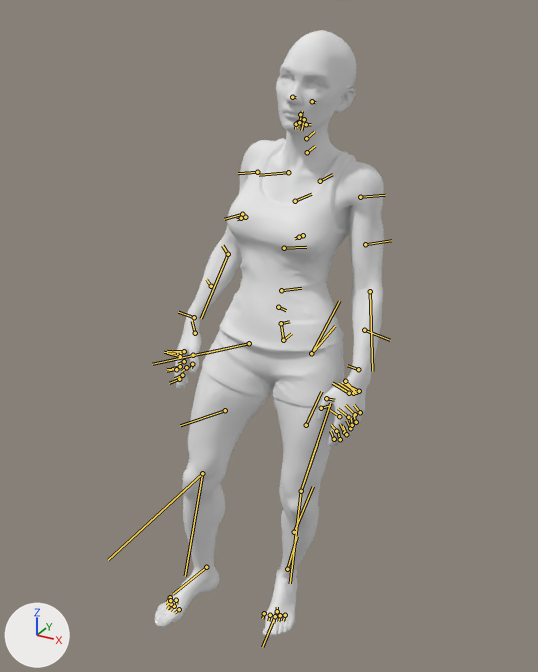
Two versions of the glTF model public/models/Changeling_Female_Idle.glb, one commit apart.
One viewpoint serves both versions: a 50 mm camera at (46.9, -90.2, 100.4) aimed at (-2.2, -0.9, 55.7). Arrows for +X, +Y and +Z are at lower left; the lights stay in place. The older version comes first. Both versions are drawn at frame 22 of the action 'badass-idle-626441'; the numbers are the values there. The bones that change, and the others that lie on the model, are drawn over the model as lines.
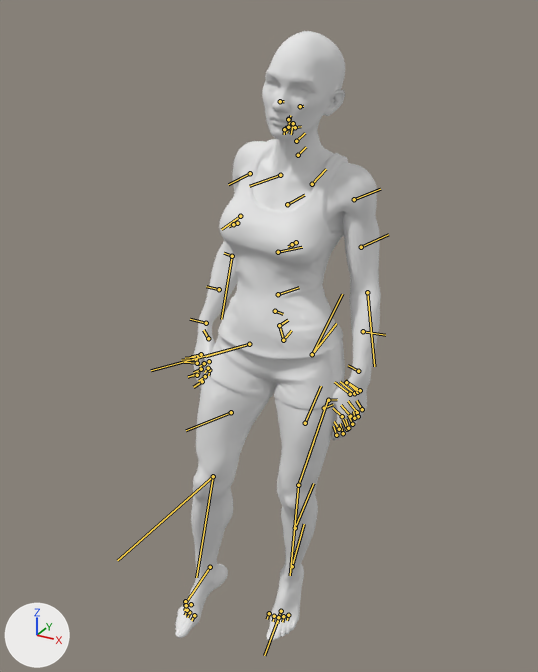
Edits to the scene script, one JSON object a line:
```json
{"block": "bone_pelvis", "where": "bone_pelvis = bpy.data.objects['Armature'].pose.bones['pelvis']  # child of 'root'"}
{"op": "set", "path": "bone_pelvis.rotation_quaternion", "old": "(0.991, 0.007, -0.03, 0.132)", "new": "(0.999, 0.004, -0.031, 0.036)", "note": "degrees (0, -4, 15) -> degrees (0, -4, 4)"}
{"block": "bone_spine_02", "where": "bone_spine_02 = bpy.data.objects['Armature'].pose.bones['spine_02']  # child of 'spine_01'"}
{"op": "set", "path": "bone_spine_02.rotation_quaternion", "old": "(0.999, -0.018, -0.007, 0.043)", "new": "(0.992, -0.017, -0.009, 0.122)", "note": "degrees (-2, -1, 5) -> degrees (-2, -1, 14)"}
{"block": "bone_spine_03", "where": "bone_spine_03 = bpy.data.objects['Armature'].pose.bones['spine_03']  # child of 'spine_02'"}
{"op": "set", "path": "bone_spine_03.rotation_quaternion", "old": "(0.996, -0.002, 0.002, -0.091)", "new": "(0.992, -0.002, 0.002, -0.129)", "note": "degrees (0, 0, -10) -> degrees (0, 0, -15)"}
{"block": "bone_spine_04", "where": "bone_spine_04 = bpy.data.objects['Armature'].pose.bones['spine_04']  # child of 'spine_03'"}
{"op": "set", "path": "bone_spine_04.rotation_quaternion", "old": "(0.989, 0.004, 0.111, -0.102)", "new": "(0.99, 0.002, 0.112, -0.088)", "note": "degrees (-1, 13, -12) -> degrees (-1, 13, -10)"}
{"block": "bone_clavicle_l", "where": "bone_clavicle_l = bpy.data.objects['Armature'].pose.bones['clavicle_l']  # child of 'spine_05'"}
{"op": "set", "path": "bone_clavicle_l.rotation_quaternion", "old": "(0.991, -0.051, -0.043, 0.12)", "new": "(0.991, 0.003, -0.03, 0.13)", "note": "degrees (-6, -4, 14) -> degrees (0, -3, 15)"}
{"block": "bone_ring_01_l", "where": "bone_ring_01_l = bpy.data.objects['Armature'].pose.bones['ring_01_l']  # child of 'ring_metacarpal_l'"}
{"op": "set", "path": "bone_ring_01_l.rotation_quaternion", "old": "(0.996, -0.038, -0.001, -0.076)", "new": "(0.998, -0.035, 0.019, -0.041)", "note": "degrees (-4, 0, -9) -> degrees (-4, 2, -5)"}
{"block": "bone_clavicle_r", "where": "bone_clavicle_r = bpy.data.objects['Armature'].pose.bones['clavicle_r']  # child of 'spine_05'"}
{"op": "set", "path": "bone_clavicle_r.rotation_quaternion", "old": "(-0.993, 0.07, -0.003, -0.094)", "new": "(0.994, -0.017, 0.017, 0.106)", "note": "degrees (-8, 1, 11) -> degrees (-2, 2, 12)"}
{"block": "bone_middle_01_r", "where": "bone_middle_01_r = bpy.data.objects['Armature'].pose.bones['middle_01_r']  # child of 'middle_metacarpal_r'"}
{"op": "set", "path": "bone_middle_01_r.rotation_quaternion", "old": "(0.992, 0.043, -0.015, -0.121)", "new": "(0.995, 0.04, -0.05, -0.08)", "note": "degrees (5, -1, -14) -> degrees (5, -5, -9)"}
{"block": "bone_ring_01_r", "where": "bone_ring_01_r = bpy.data.objects['Armature'].pose.bones['ring_01_r']  # child of 'ring_metacarpal_r'"}
{"op": "set", "path": "bone_ring_01_r.rotation_quaternion", "old": "(0.993, -0.028, 0.061, -0.093)", "new": "(0.998, -0.035, 0.019, -0.041)", "note": "degrees (-4, 7, -11) -> degrees (-4, 2, -5)"}
{"block": "bone_index_01_r", "where": "bone_index_01_r = bpy.data.objects['Armature'].pose.bones['index_01_r']  # child of 'index_metacarpal_r'"}
{"op": "set", "path": "bone_index_01_r.rotation_quaternion", "old": "(0.983, 0.081, -0.056, -0.155)", "new": "(0.988, 0.079, -0.092, -0.098)", "note": "degrees (10, -5, -18) -> degrees (10, -10, -12)"}
{"block": "bone_pinky_01_r", "where": "bone_pinky_01_r = bpy.data.objects['Armature'].pose.bones['pinky_01_r']  # child of 'pinky_metacarpal_r'"}
{"op": "set", "path": "bone_pinky_01_r.rotation_quaternion", "old": "(0.967, 0.158, 0.199, -0.037)", "new": "(0.979, 0.145, 0.139, 0.029)", "note": "degrees (18, 23, -1) -> degrees (18, 15, 6)"}
{"block": "bone_thigh_l", "where": "bone_thigh_l = bpy.data.objects['Armature'].pose.bones['thigh_l']  # child of 'pelvis'"}
{"op": "set", "path": "bone_thigh_l.rotation_quaternion", "old": "(0.981, 0.122, 0.057, -0.137)", "new": "(0.986, 0.119, 0.091, -0.071)", "note": "degrees (13, 8, -15) -> degrees (13, 11, -7)"}
{"block": "bone_calf_l", "where": "bone_calf_l = bpy.data.objects['Armature'].pose.bones['calf_l']  # child of 'thigh_l'"}
{"op": "set", "path": "bone_calf_l.rotation_quaternion", "old": "(0.995, -0.058, 0.039, -0.065)", "new": "(0.998, -0.05, -0.007, -0.021)", "note": "degrees (-7, 4, -8) -> degrees (-6, -1, -2)"}
{"block": "bone_foot_l", "where": "bone_foot_l = bpy.data.objects['Armature'].pose.bones['foot_l']  # child of 'calf_l'"}
{"op": "set", "path": "bone_foot_l.rotation_quaternion", "old": "(0.932, 0.055, -0.096, 0.345)", "new": "(0.995, 0.012, -0.076, 0.061)", "note": "degrees (2, -13, 40) -> degrees (1, -9, 7)"}
{"block": "bone_thigh_r", "where": "bone_thigh_r = bpy.data.objects['Armature'].pose.bones['thigh_r']  # child of 'pelvis'"}
{"op": "set", "path": "bone_thigh_r.rotation_quaternion", "old": "(-0.991, -0.009, 0.128, 0.02)", "new": "(0.993, 0.024, -0.096, 0.058)", "note": "degrees (1, -15, -3) -> degrees (2, -11, 6)"}
{"block": "bone_calf_r", "where": "bone_calf_r = bpy.data.objects['Armature'].pose.bones['calf_r']  # child of 'thigh_r'"}
{"op": "set", "path": "bone_calf_r.rotation_quaternion", "old": "(0.99, -0.058, 0.056, -0.118)", "new": "(0.995, -0.045, -0.002, -0.092)", "note": "degrees (-7, 6, -14) -> degrees (-5, -1, -11)"}
{"block": "bone_foot_r", "where": "bone_foot_r = bpy.data.objects['Armature'].pose.bones['foot_r']  # child of 'calf_r'"}
{"op": "set", "path": "bone_foot_r.rotation_quaternion", "old": "(0.951, 0.105, 0.046, 0.286)", "new": "(0.994, 0.094, 0.06, -0.005)", "note": "degrees (13, 2, 34) -> degrees (11, 7, 0)"}
```

Boxes (x1, y1, x2, y2) around the edits, measured in the pictures (538 x 672 px):
```json
{"object": "default", "change": "posed", "before": [154, 30, 384, 637], "after": [175, 31, 381, 641], "on screen": "10% narrower"}
{"bone": "pelvis", "before": "(283, 340) to (291, 333)", "after": "(283, 340) to (291, 330)"}
{"bone": "spine_02", "before": "(278, 307) to (286, 310)", "after": "(275, 311) to (283, 314)"}
{"bone": "spine_03", "before": "(281, 290) to (301, 288)", "after": "(278, 294) to (299, 287)"}
{"bone": "spine_04", "before": "(284, 248) to (306, 247)", "after": "(278, 252) to (302, 247)"}
{"bone": "clavicle_l", "before": "(320, 181) to (332, 174)", "after": "(312, 184) to (326, 169)"}
{"bone": "ring_01_l", "before": "(355, 414) to (345, 405)", "after": "(357, 412) to (348, 401)"}
{"bone": "clavicle_r", "before": "(288, 172) to (259, 175)", "after": "(280, 175) to (249, 186)"}
{"bone": "middle_01_r", "before": "(178, 354) to (164, 352)", "after": "(196, 359) to (181, 360)"}
{"bone": "ring_01_r", "before": "(181, 352) to (167, 351)", "after": "(198, 356) to (185, 358)"}
{"bone": "index_01_r", "before": "(180, 356) to (167, 353)", "after": "(197, 363) to (184, 362)"}
{"bone": "pinky_01_r", "before": "(184, 351) to (173, 351)", "after": "(201, 354) to (191, 356)"}
{"bone": "thigh_l", "before": "(311, 353) to (339, 301)", "after": "(312, 354) to (342, 294)"}
{"bone": "calf_l", "before": "(301, 491) to (330, 403)", "after": "(298, 485) to (327, 401)"}
{"bone": "foot_l", "before": "(287, 569) to (297, 536)", "after": "(292, 566) to (304, 524)"}
{"bone": "thigh_r", "before": "(249, 343) to (152, 364)", "after": "(249, 344) to (151, 370)"}
{"bone": "calf_r", "before": "(202, 473) to (108, 560)", "after": "(213, 476) to (117, 560)"}
{"bone": "foot_r", "before": "(206, 567) to (173, 594)", "after": "(210, 567) to (185, 604)"}
```
